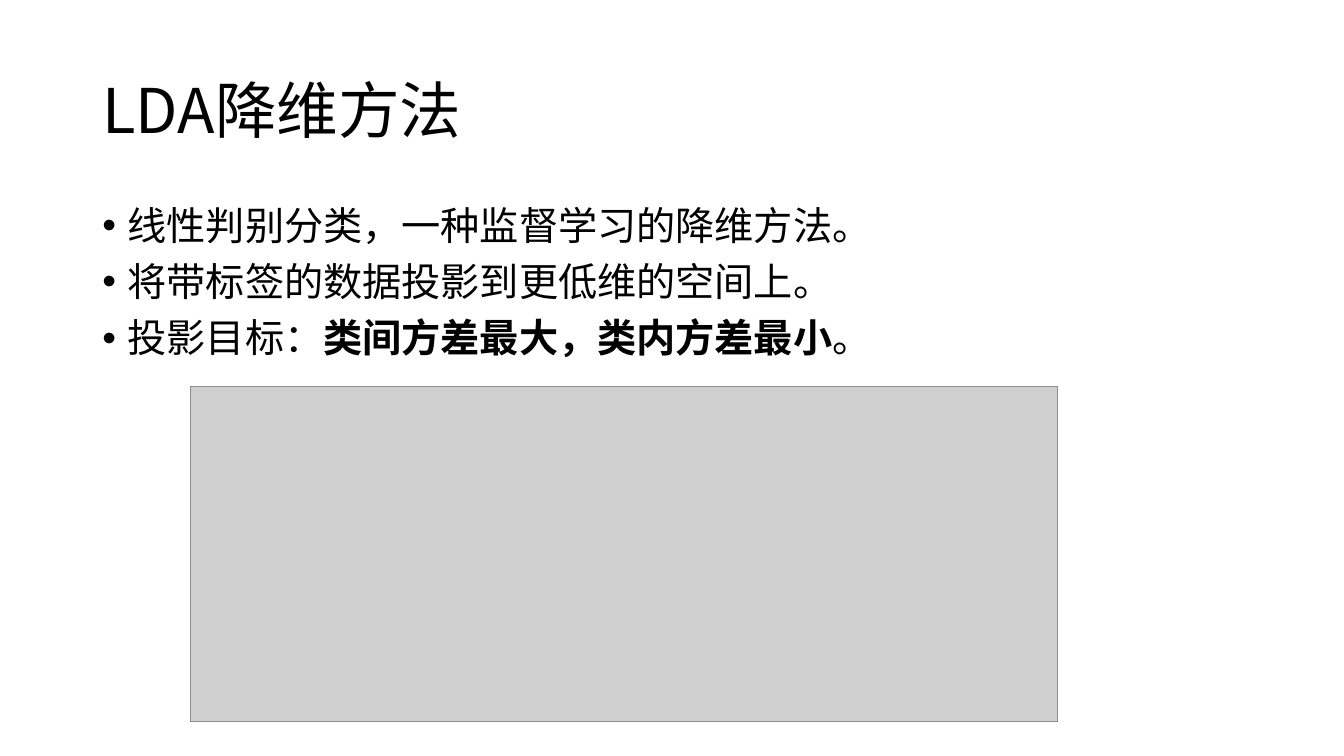
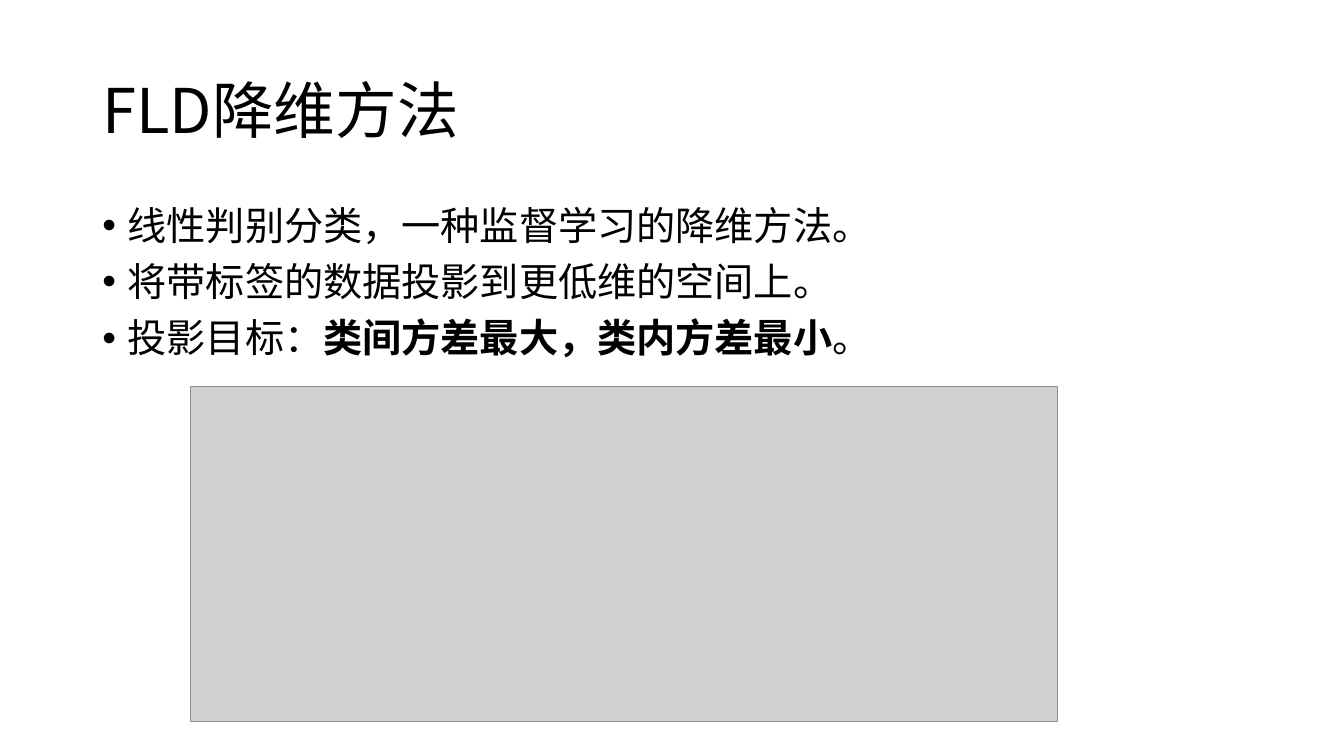
Before and after one commit to SkilfulBugsMaker/Analysis-of-Eigenface-and-Fisherface, a slide deck: slide 2 of ppt/Fisheraces.pptx. Drawn at 1344x756 pixels with LibreOffice and Linux fonts; fonts in the diff are those of the drawing; grey boxes stand for pictures. Boxes give left, top, right and bottom in pixels: in the first picture for what was removed or moved away, otherwise in the second. Text is boxed around its words. In the diff, an @@ line names an element or a change of style, - is before the commit and + after.

```diff
--- a/ppt/Fisheraces.pptx
+++ b/ppt/Fisheraces.pptx
@@ title at bbox=[102, 81, 458, 138]: text changed @@
-LDA降维方法
+FLD降维方法
```
Also in this commit, not shown: 2 slides added, 1 slide removed, 1 other file.
